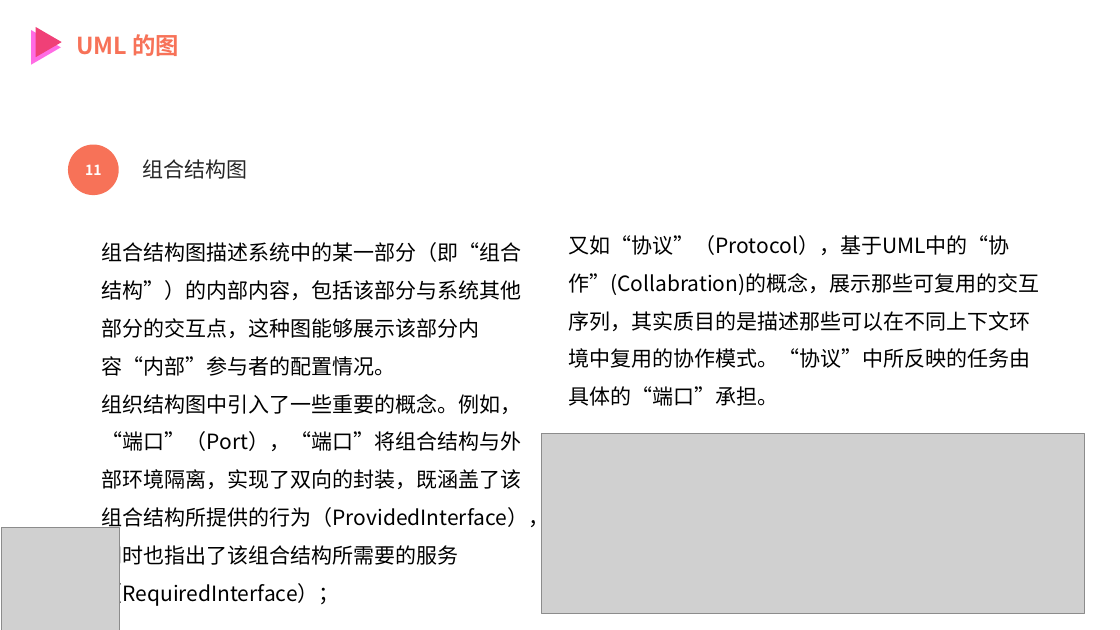
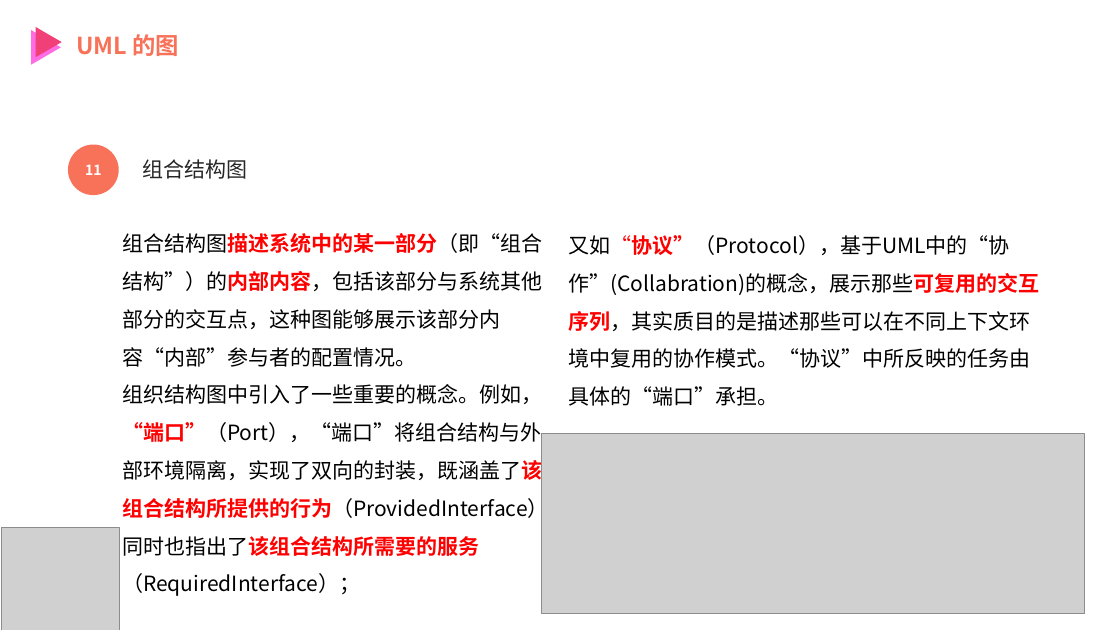
Before and after one commit to MrBlackry/SE-Education-Assistant-System, a slide deck: slide 46 of 非受控文档/陈铭阳/PRD2018-G12-UML概述PPT.pptx. Drawn at 1120x630 pixels with LibreOffice and Linux fonts; fonts in the diff are those of the drawing; grey boxes stand for pictures. Boxes give left, top, right and bottom in pixels: in the first picture for what was removed or moved away, otherwise in the second. Text is boxed around its words. In the diff, an @@ line names an element or a change of style, - is before the commit and + after.

```diff
--- a/非受控文档/陈铭阳/PRD2018-G12-UML概述PPT.pptx
+++ b/非受控文档/陈铭阳/PRD2018-G12-UML概述PPT.pptx
@@ text "组合结构图描述系统中的某一部分（即“组合结构”）的内部内容，包括该部分与系统其他部分的交互点，这种图能够展示该部分内容“ ...": place and size @@
-text "组合结构图描述系统中的某一部分（即“组合结构”）的内部内容，包括该部分与系统其他部分的交互点，这种图能够展示该部分内容“ ..." at box(102, 242, 550, 606)
+text "组合结构图描述系统中的某一部分（即“组合结构”）的内部内容，包括该部分与系统其他部分的交互点，这种图能够展示该部分内容“ ..." at box(122, 233, 570, 596)
@@ text "组合结构图描述系统中的某一部分（即“组合结构”）的内部内容，包括该部分与系统其他部分的交互点，这种图能够展示该部分内容“ ..." at box(122, 233, 570, 596): text colour #000000 to #FF0000, bold on in "组合结构图描述系统中的某一部分（即“组合结构”）的内部内容，包括该部分与系统其他部分的交互点，这种图能够展示该部分内容“ ...", "组织结构图中引入了一些重要的概念。例如，“端口”（Port），“端口”将组合结构与外部环境隔离，实现了双向的封装，既涵盖 ..." @@
@@ text "又如“协议”（Protocol），基于UML中的“协作”(Collabration)的概念，展示那些可复用的交互序列，其 ..." at box(568, 235, 1039, 406): text colour #000000 to #FF0000, bold on in "又如“协议”（Protocol），基于UML中的“协作”(Collabration)的概念，展示那些可复用的交互序列，其 ..." @@
```
Also in this commit, not shown: 31 other slides changed.
